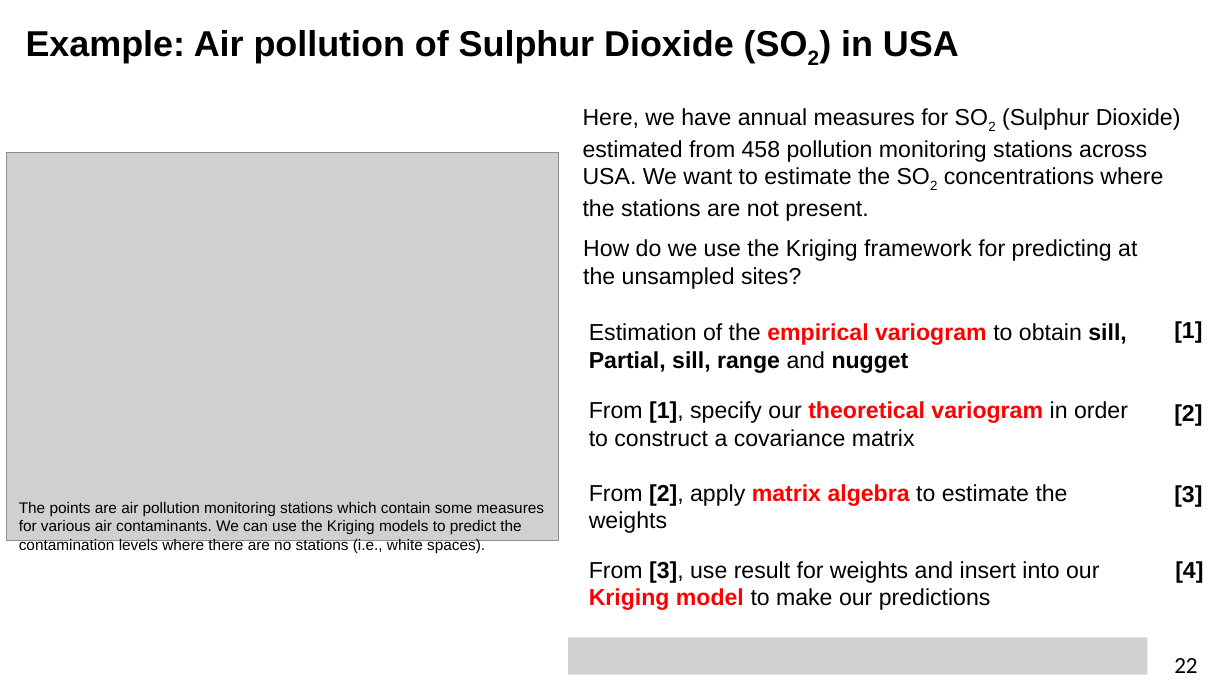
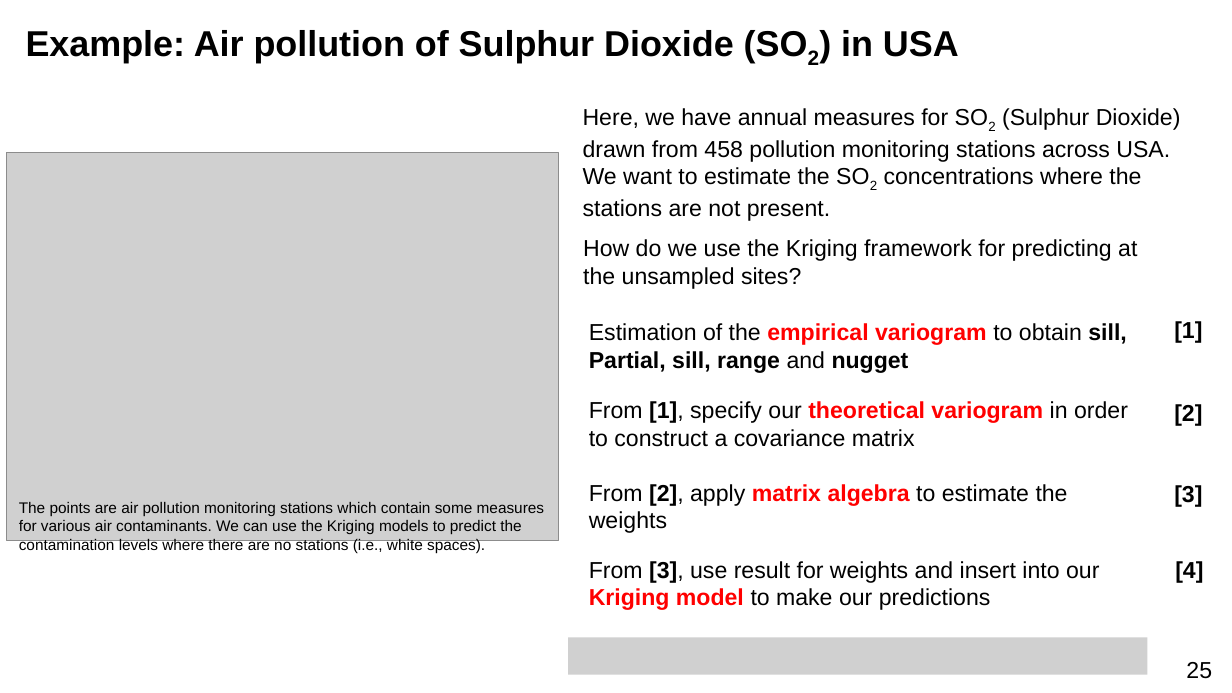
Before and after one commit to UCLPG-MSC-SGDS/GEOG0114, a slide deck: slide 25 of Lecture_notes_powerpoint/Week 6 Lecture Notes - Geostatistical Modelling.pptx (slide 22 before the commit). Drawn at 1232x693 pixels with LibreOffice and Linux fonts; fonts in the diff are those of the drawing; grey boxes stand for pictures. Boxes give left, top, right and bottom in pixels: in the first picture for what was removed or moved away, otherwise in the second. Text is boxed around its words. In the diff, an @@ line names an element or a change of style, - is before the commit and + after.

```diff
--- a/Lecture_notes_powerpoint/Week 6 Lecture Notes - Geostatistical Modelling.pptx
+++ b/Lecture_notes_powerpoint/Week 6 Lecture Notes - Geostatistical Modelling.pptx
@@ text at (583,108,1181,221): text changed @@
-Here, we have annual measures for SO2 (Sulphur Dioxide) estimated from 458 pollution monitoring stations across USA. We want to estimate the SO2 concentrations where the stations are not present.
+Here, we have annual measures for SO2 (Sulphur Dioxide) drawn from 458 pollution monitoring stations across USA. We want to estimate the SO2 concentrations where the stations are not present.
@@ page number removed at (1174,658,1197,673) @@
-22
@@ page number added at (1186,662,1212,679), 18 pt, text #000000 @@
+25
```
Also in this commit, not shown: 34 other slides changed, 4 slides added, 3 other files.
